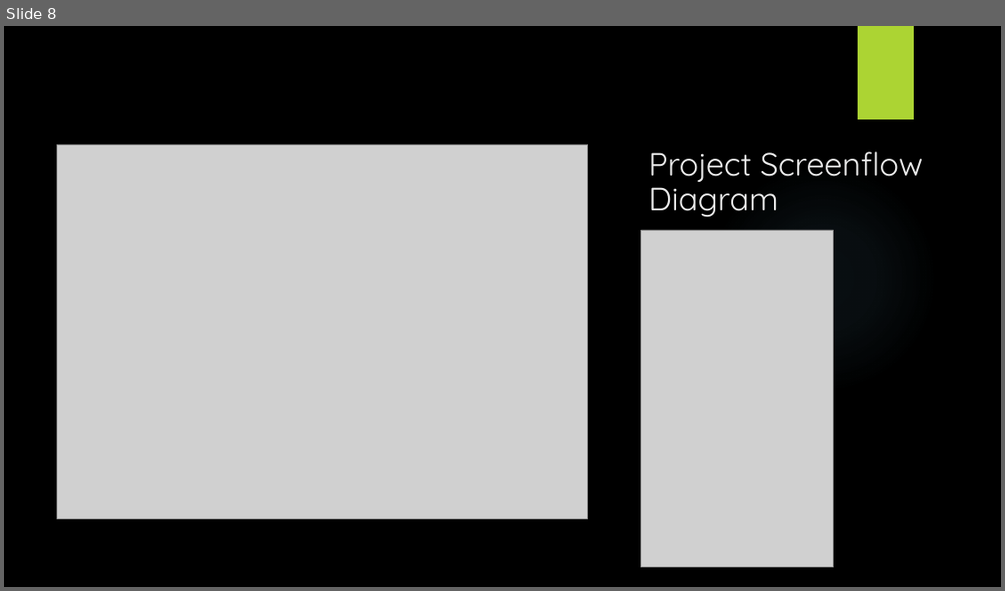
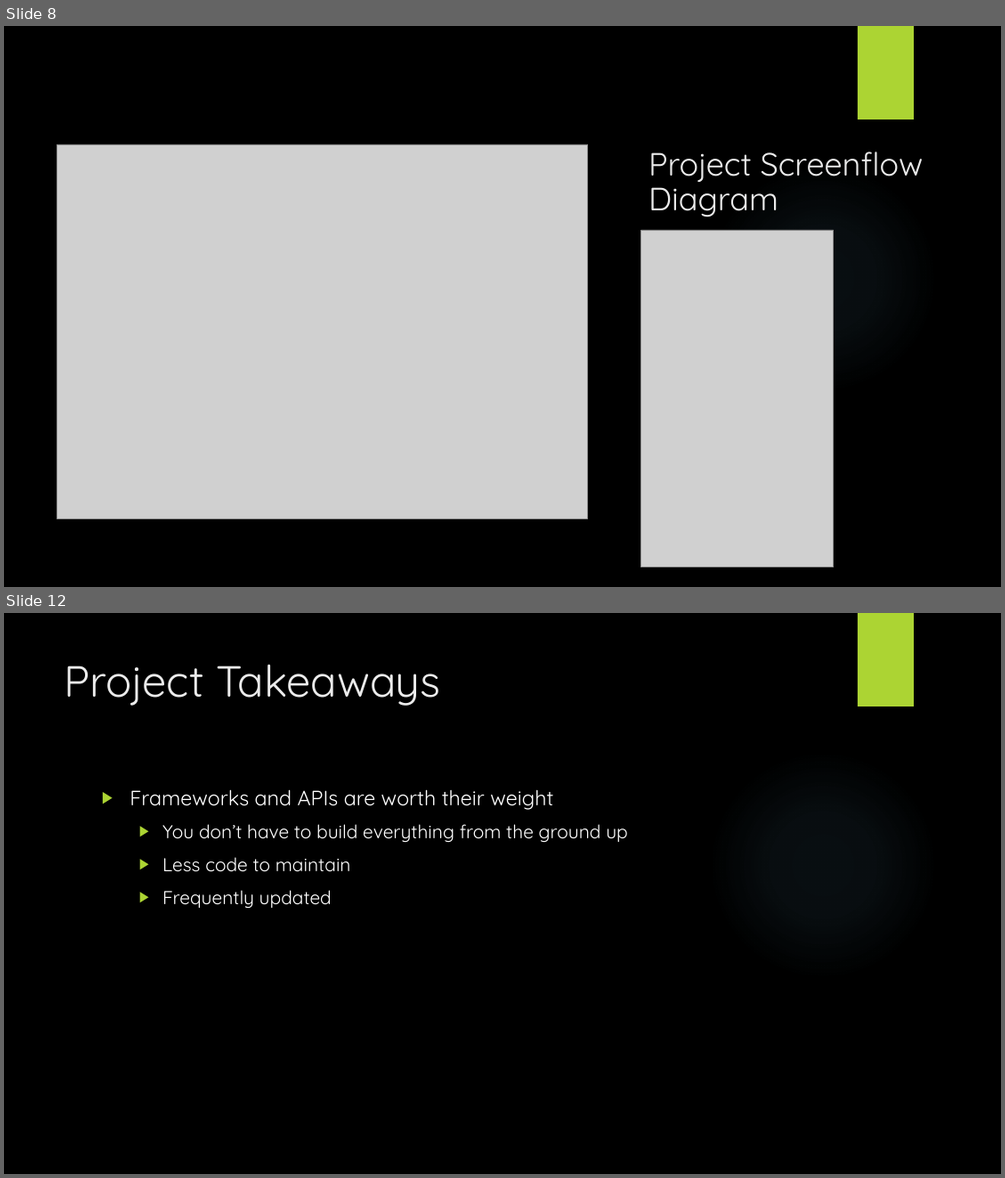
Before and after one commit to TheBrokenTheory/CapstoneProject2019, a slide deck: Documentation/BetaPresentation.pptx. Shown one above the other, each under a label of ours: slide 8 before the commit, slides 8 and 12 after it; the slides between them are not shown. The pictures are 1005x591 and 1005x1178 pixels, drawn with LibreOffice and Linux fonts; fonts in the diff are those of the drawing; grey boxes stand for pictures; background and template pictures are left out. Boxes give left, top, right and bottom in pixels: in the first picture for what was removed or moved away, otherwise in the second. Text is boxed around its words. In the diff, an @@ line names an element or a change of style, - is before the commit and + after.

```diff
--- a/Documentation/BetaPresentation.pptx
+++ b/Documentation/BetaPresentation.pptx
@@ slide 12 added at [4, 613, 1001, 1174], background picture (left out); not listed: 2 template elements that a slide beside it also shows @@
@@ title added at [65, 664, 440, 706], 42 pt, text #EBEBEB @@
+Project Takeaways
@@ text added at [129, 789, 628, 908], 18 pt, text #FFFFFF @@
+▶ Frameworks and APIs are worth their weight
+  ▶ You don’t have to build everything from the ground up
+  ▶ Less code to maintain
+  ▶ Frequently updated
```
Also in this commit, not shown: 4 slides changed, 1 other slide added, 2 slides removed.
